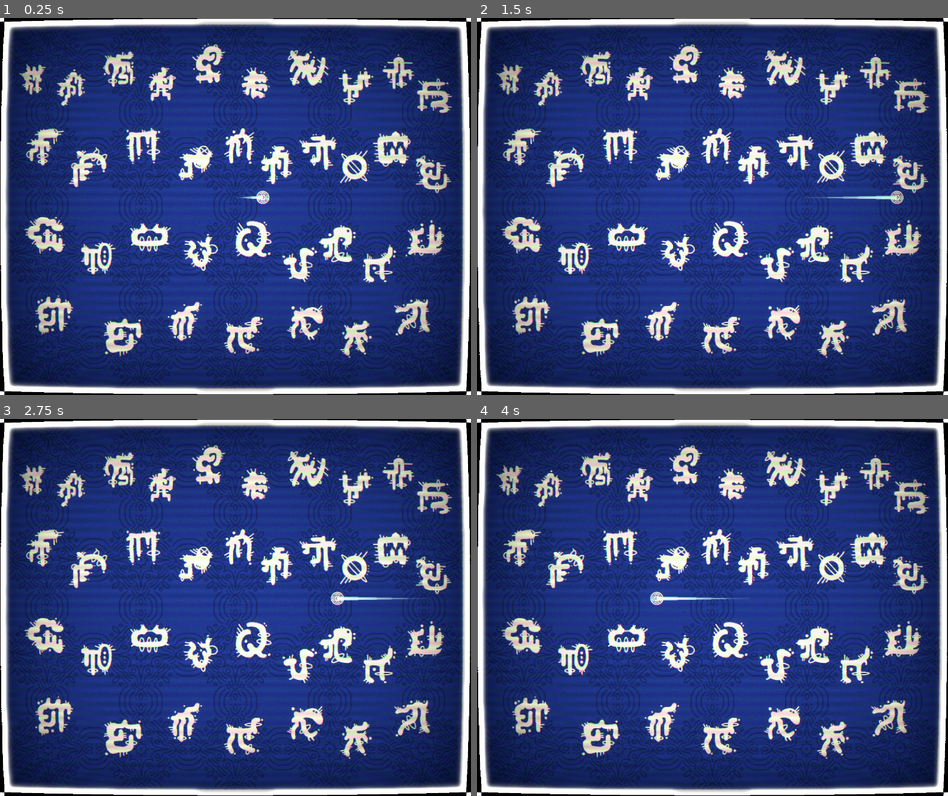
Above: before the commit, frames 1-4 (two rows, left to right).
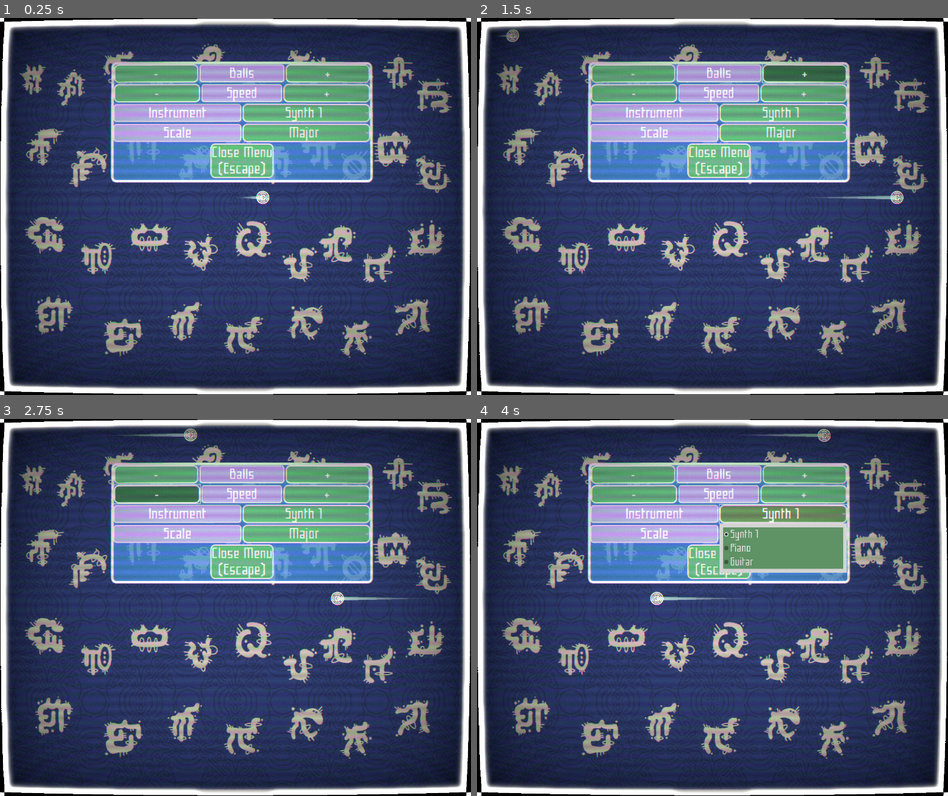
Above: after the commit, the same moments.

Repository: C-RJohnston/KBoard-Pong
Game: Godot game, scene res://MainScene.tscn
The game is run twice, just before and just after one commit, with the same random seed, the same clock (stepped at 60 frames per second) and the same inputs.
Inputs (mouse positions are in pixels of both pictures, inside the frame that each line leads up to):
- Up to frame 1 (0.25 s): no input
- Up to frame 2 (1.5 s): click (632, 74) at 0.5 s, where only the run after the commit has a clickable "-"; click (806, 74) at 1.25 s, where only the run after the commit has a clickable "+"
- Up to frame 3 (2.75 s): click (155, 494) at 2 s, where only the run after the commit has a clickable "-"
- Up to frame 4 (4 s): click (801, 494) at 2.75 s, where only the run after the commit has a clickable "+"; click (783, 513) at 3.5 s, where only the run after the commit has a clickable "Synth 1"

The runs differ from the first frame. In frame 1, 51% of the frame differs, in the area x 1-99%, y 1-99%; in frame 2, 51%; in frame 3, 52%; in frame 4, 52%.

Commit message:
changed bg

Diff:
--- a/MainScene.tscn
+++ b/MainScene.tscn
@@ -44,9 +44,9 @@
 [ext_resource type="Texture2D" uid="uid://dtwdpdkpnisfr" path="res://Sprites/Tiles/Part2/tile012.png" id="40_en5tx"]
 [ext_resource type="Texture2D" uid="uid://co7ggkfupxeae" path="res://Sprites/Tiles/Part2/tile013.png" id="41_i66nc"]
 [ext_resource type="Texture2D" uid="uid://ccm56e4ftxqiu" path="res://Sprites/PrototypeAssets/bordrr.png" id="42_48cxy"]
-[ext_resource type="Theme" uid="uid://bhlt6elvpnb2p" path="res://GameTheme.tres" id="45_m8127"]
+[ext_resource type="Theme" uid="uid://cb4ofx1tjqlvo" path="res://GameTheme.tres" id="45_m8127"]
+[ext_resource type="Texture2D" uid="uid://p4ethvnkkqdg" path="res://Sprites/bgtile3.png" id="46_g7fx2"]
 [ext_resource type="AudioStream" uid="uid://blela3gy51lh3" path="res://Assets/tone.wav" id="46_nhb4b"]
-[ext_resource type="Texture2D" uid="uid://bvk50k8neq64d" path="res://Sprites/bgtile2.png" id="46_novl4"]
 
 [sub_resource type="ShaderMaterial" id="ShaderMaterial_681tj"]
 shader = ExtResource("1_8wgip")
@@ -590,7 +590,6 @@
 offset_bottom = 1200.0
 
 [node name="Bg Fade" type="ColorRect" parent="."]
-visible = false
 anchors_preset = 15
 anchor_right = 1.0
 anchor_bottom = 1.0
@@ -601,7 +600,6 @@
 color = Color(0.2, 0.2, 0.2, 0.4)
 
 [node name="PanelContainer" type="PanelContainer" parent="."]
-visible = false
 offset_left = 355.0
 offset_top = 140.0
 offset_right = 1186.0
@@ -728,102 +726,102 @@
 [node name="Bgtile" type="Sprite2D" parent="BG"]
 modulate = Color(0, 0, 0, 0.305882)
 position = Vector2(150, 150)
-texture = ExtResource("46_novl4")
+texture = ExtResource("46_g7fx2")
 
 [node name="Bgtile2" type="Sprite2D" parent="BG"]
 modulate = Color(0, 0, 0, 0.305882)
 position = Vector2(450, 150)
-texture = ExtResource("46_novl4")
+texture = ExtResource("46_g7fx2")
 
 [node name="Bgtile3" type="Sprite2D" parent="BG"]
 modulate = Color(0, 0, 0, 0.305882)
 position = Vector2(750, 150)
-texture = ExtResource("46_novl4")
+texture = ExtResource("46_g7fx2")
 
 [node name="Bgtile4" type="Sprite2D" parent="BG"]
 modulate = Color(0, 0, 0, 0.305882)
 position = Vector2(1050, 150)
-texture = ExtResource("46_novl4")
+texture = ExtResource("46_g7fx2")
 
 [node name="Bgtile5" type="Sprite2D" parent="BG"]
 modulate = Color(0, 0, 0, 0.305882)
 position = Vector2(1350, 150)
-texture = ExtResource("46_novl4")
+texture = ExtResource("46_g7fx2")
 
 [node name="Bgtile6" type="Sprite2D" parent="BG"]
 modulate = Color(0, 0, 0, 0.305882)
 position = Vector2(150, 450)
-texture = ExtResource("46_novl4")
+texture = ExtResource("46_g7fx2")
 
 [node name="Bgtile7" type="Sprite2D" parent="BG"]
 modulate = Color(0, 0, 0, 0.305882)
 position = Vector2(450, 450)
-texture = ExtResource("46_novl4")
+texture = ExtResource("46_g7fx2")
 
 [node name="Bgtile8" type="Sprite2D" parent="BG"]
 modulate = Color(0, 0, 0, 0.305882)
 position = Vector2(750, 450)
-texture = ExtResource("46_novl4")
+texture = ExtResource("46_g7fx2")
 
 [node name="Bgtile9" type="Sprite2D" parent="BG"]
 modulate = Color(0, 0, 0, 0.305882)
 position = Vector2(1050, 450)
-texture = ExtResource("46_novl4")
+texture = ExtResource("46_g7fx2")
 
 [node name="Bgtile10" type="Sprite2D" parent="BG"]
 modulate = Color(0, 0, 0, 0.305882)
 position = Vector2(1350, 450)
-texture = ExtResource("46_novl4")
+texture = ExtResource("46_g7fx2")
 
 [node name="Bgtile11" type="Sprite2D" parent="BG"]
 modulate = Color(0, 0, 0, 0.305882)
 position = Vector2(150, 750)
-texture = ExtResource("46_novl4")
+texture = ExtResource("46_g7fx2")
 
 [node name="Bgtile12" type="Sprite2D" parent="BG"]
 modulate = Color(0, 0, 0, 0.305882)
 position = Vector2(450, 750)
-texture = ExtResource("46_novl4")
+texture = ExtResource("46_g7fx2")
 
 [node name="Bgtile13" type="Sprite2D" parent="BG"]
 modulate = Color(0, 0, 0, 0.305882)
 position = Vector2(750, 750)
-texture = ExtResource("46_novl4")
+texture = ExtResource("46_g7fx2")
 
 [node name="Bgtile14" type="Sprite2D" parent="BG"]
 modulate = Color(0, 0, 0, 0.305882)
 position = Vector2(1050, 750)
-texture = ExtResource("46_novl4")
+texture = ExtResource("46_g7fx2")
 
 [node name="Bgtile15" type="Sprite2D" parent="BG"]
 modulate = Color(0, 0, 0, 0.305882)
 position = Vector2(1350, 750)
-texture = ExtResource("46_novl4")
+texture = ExtResource("46_g7fx2")
 
 [node name="Bgtile16" type="Sprite2D" parent="BG"]
 modulate = Color(0, 0, 0, 0.305882)
 position = Vector2(150, 1050)
-texture = ExtResource("46_novl4")
+texture = ExtResource("46_g7fx2")
 
 [node name="Bgtile17" type="Sprite2D" parent="BG"]
 modulate = Color(0, 0, 0, 0.305882)
 position = Vector2(450, 1050)
-texture = ExtResource("46_novl4")
+texture = ExtResource("46_g7fx2")
 
 [node name="Bgtile18" type="Sprite2D" parent="BG"]
 modulate = Color(0, 0, 0, 0.305882)
 position = Vector2(750, 1050)
-texture = ExtResource("46_novl4")
+texture = ExtResource("46_g7fx2")
 
 [node name="Bgtile19" type="Sprite2D" parent="BG"]
 modulate = Color(0, 0, 0, 0.305882)
 position = Vector2(1050, 1050)
-texture = ExtResource("46_novl4")
+texture = ExtResource("46_g7fx2")
 
 [node name="Bgtile20" type="Sprite2D" parent="BG"]
 modulate = Color(0, 0, 0, 0.305882)
 position = Vector2(1350, 1050)
-texture = ExtResource("46_novl4")
+texture = ExtResource("46_g7fx2")
 
 [node name="AudioStreamPlayer" type="AudioStreamPlayer" parent="."]
 stream = ExtResource("46_nhb4b")
Not shown: 1 places in GameTheme.tres that only renumber resources
Binary file added: Sprites/bgtile3.png
Not shown, added: Sprites/bgtile3.png.import
